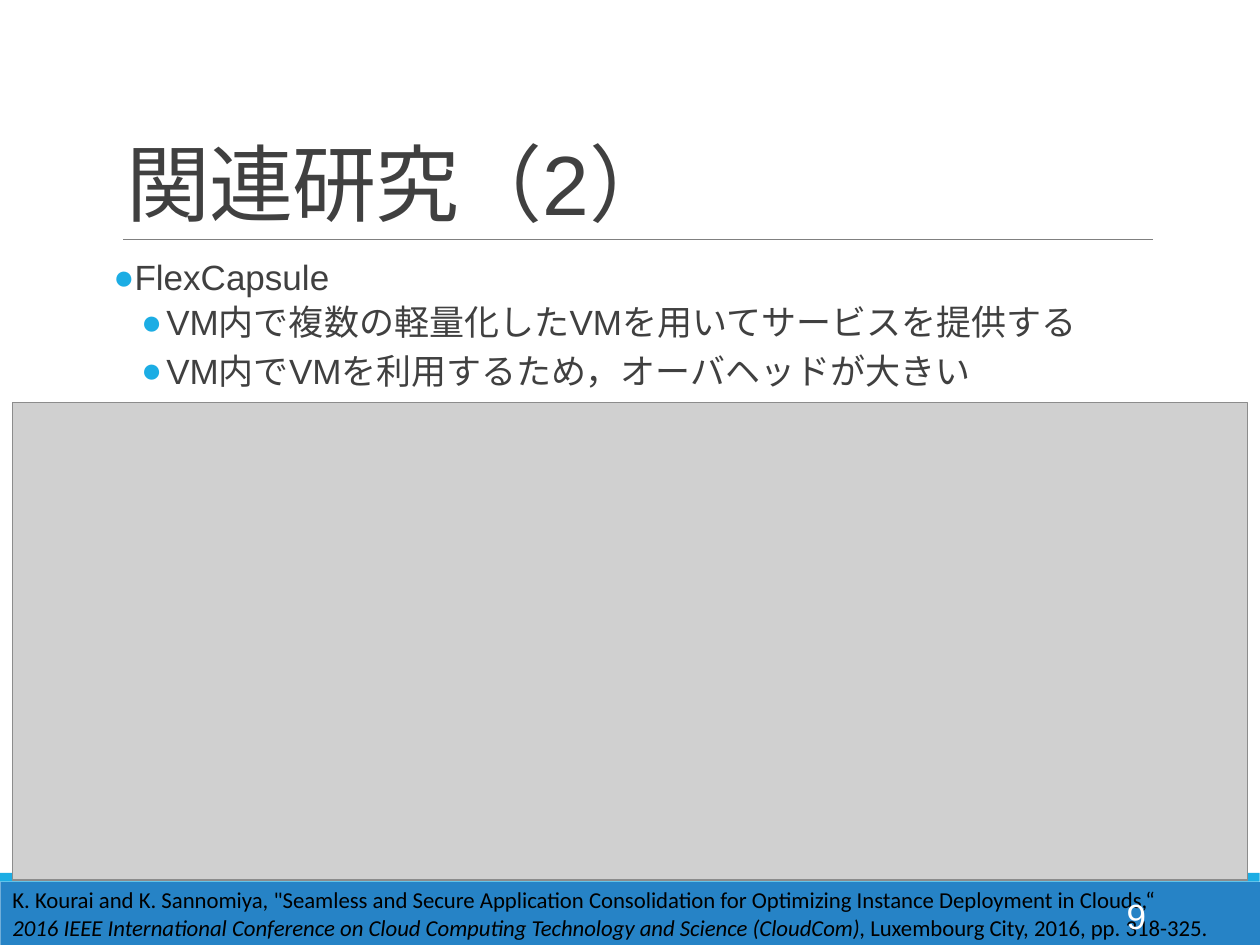
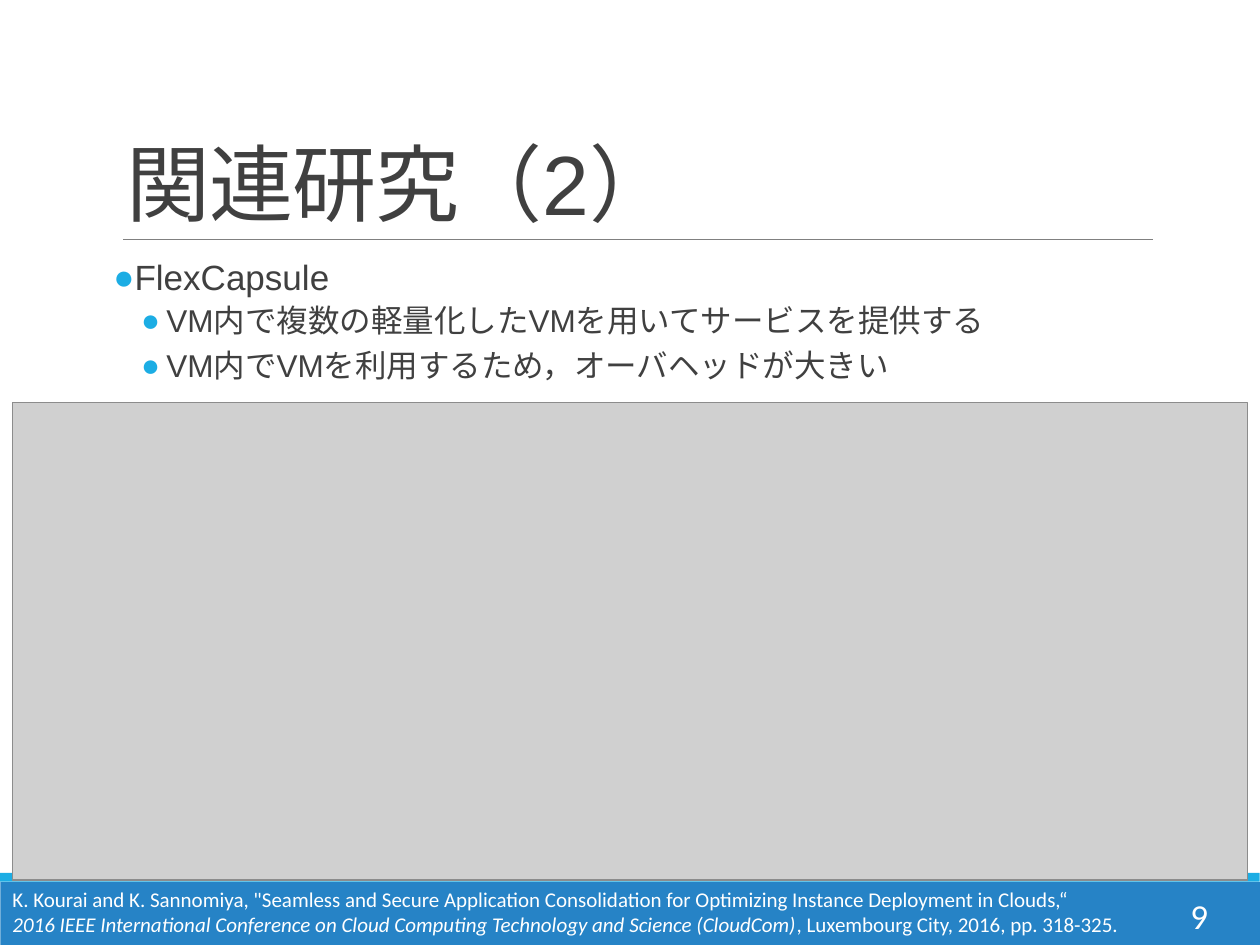
Before and after one commit to Kota0823/Document, a slide deck: slide 9 of 輪講2019-1_鈴木洸太.pptx. Drawn at 1260x945 pixels with LibreOffice and Linux fonts; fonts in the diff are those of the drawing; grey boxes stand for pictures. Boxes give left, top, right and bottom in pixels: in the first picture for what was removed or moved away, otherwise in the second. Text is boxed around its words. In the diff, an @@ line names an element or a change of style, - is before the commit and + after.

```diff
--- a/輪講2019-1_鈴木洸太.pptx
+++ b/輪講2019-1_鈴木洸太.pptx
@@ text at (x1=166, y1=307, x2=984, y2=380): size 20 to 18 pt in "VM内で複数の軽量化したVMを用いてサービスを提供する", "VM内でVMを利用するため，オーバヘッドが大きい" @@
@@ text "K. Kourai and K. Sannomiya, ..." at (x1=12, y1=892, x2=1117, y2=936): size 13 to 12 pt, text colour #000000 to #FFFFFF @@
@@ page number moved from (x1=1127, y1=901, x2=1146, y2=936) to (x1=1190, y1=906, x2=1208, y2=929) @@
@@ page number at (x1=1190, y1=906, x2=1208, y2=929): font Arial to Calibri @@
```
Also in this commit, not shown: 30 other slides changed, 2 slides added.
